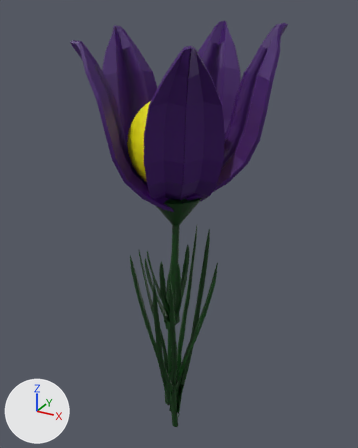
An edit to the FBX model Assets/_Project/Art/Models/flowers/yellowflower.fbx, drawn before and after from the same camera.
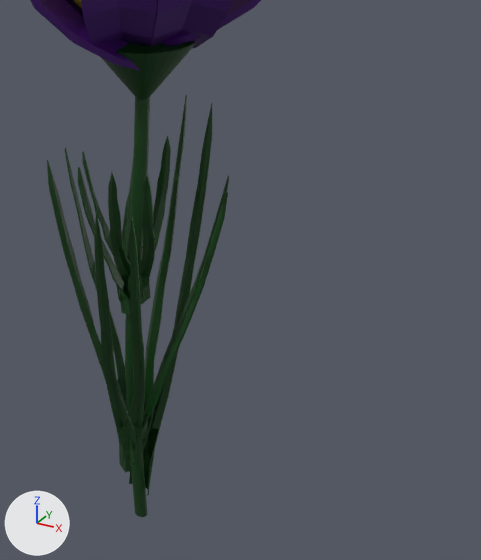
Each version is shown whole from a 50 mm lens placed at (5.39, -2.82, 4.97), pointed at (2.77, 1.94, 2.59), then close up on the part from 30% to 95% of the width and 40% to 100% of the height. Arrows for +X, +Y and +Z are at lower left; the lights stay in place. The older version's two pictures come first. Where no turn or scale is listed for an object, it has been applied to the vertices.

In view in the first close-up: 'Конус.001', 'Плоскость.009', 'Плоскость.010', 'Плоскость.011', 'Плоскость.013', 'Плоскость.014', 'Плоскость.015', 'Плоскость.016', 'Плоскость.017', 'Плоскость.018', 'Плоскость.019', 'Цилиндр.001'.
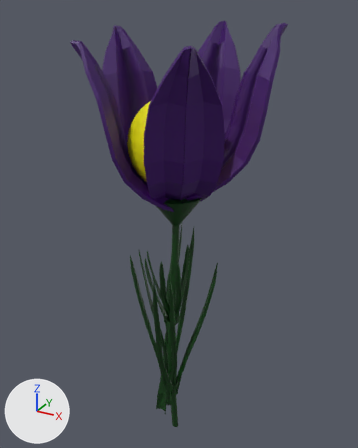
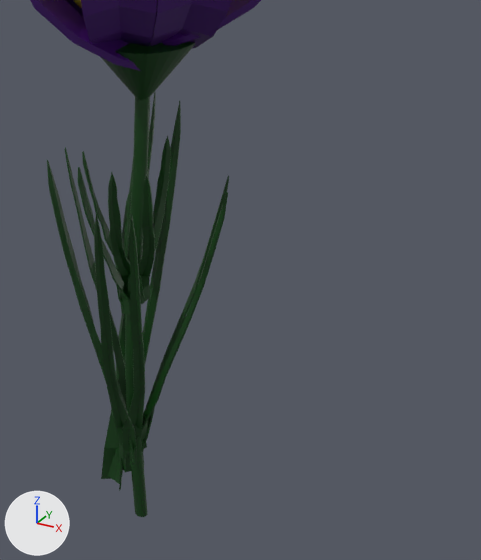
The newer file is also turned or shifted as a whole; pictures and numbers use the older file's frame.

Changed parts and their boxes (x1, y1, x2, y2) in the close-ups (481 x 560 px):
'Плоскость.018', moved: before (129, 94, 212, 496); after (101, 92, 181, 491)

The edits, one by one:
Object 'Плоскость.018' (ob_плоскость_018) moves from (2.98, 1.812, 1.307) to (2.803, 1.761, 1.307).
